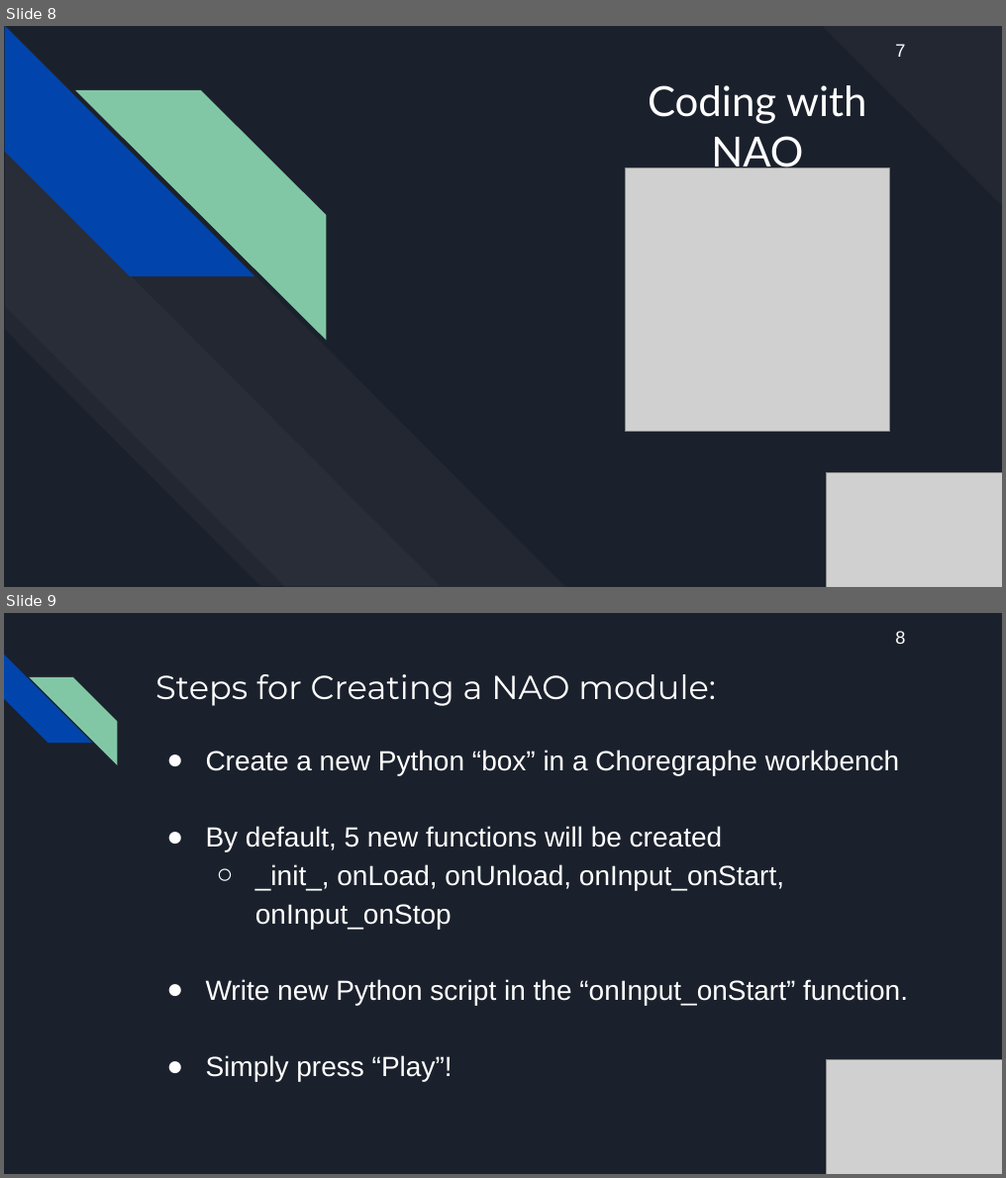
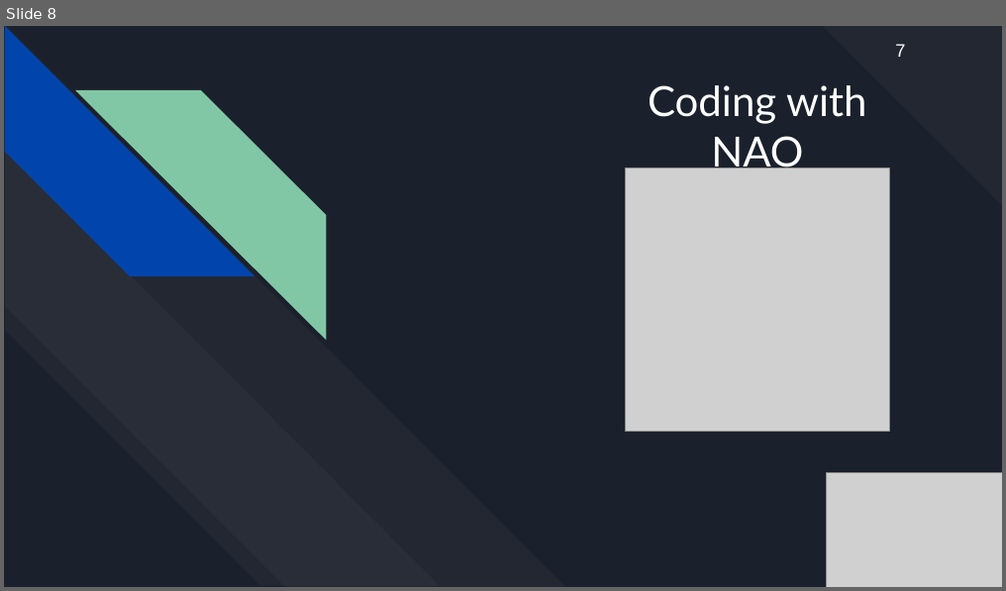
Before and after one commit to haileydhanens/CWU_AriGato, a slide deck: Documentation/AriGato Presentation #2 (1_31_2019).pptx. Shown one above the other, each under a label of ours: slides 8 and 9 before the commit, slide 8 after it. The pictures are 1006x1178 and 1006x591 pixels, drawn with LibreOffice and Linux fonts; fonts in the diff are those of the drawing; grey boxes stand for pictures. Boxes give left, top, right and bottom in pixels: in the first picture for what was removed or moved away, otherwise in the second. Text is boxed around its words. In the diff, an @@ line names an element or a change of style, - is before the commit and + after.

```diff
--- a/Documentation/AriGato Presentation #2 (1_31_2019).pptx
+++ b/Documentation/AriGato Presentation #2 (1_31_2019).pptx
@@ slide 9 removed at (4, 613, 1002, 1174), background #1B212C @@
@@ text removed at (895, 631, 905, 644) @@
-8
@@ diag stripe removed at (4, 655, 92, 743) @@
@@ diag stripe removed at (29, 677, 117, 764) @@
@@ title removed at (155, 674, 716, 706) @@
-Steps for Creating a NAO module:
@@ text removed at (206, 750, 908, 1081) @@
-● Create a new Python “box” in a Choregraphe workbench
-● By default, 5 new functions will be created
-  ○ _init_, onLoad, onUnload, onInput_onStart, onInput_onStop
-● Write new Python script in the “onInput_onStart” function.
-● Simply press “Play”!
@@ picture removed at (827, 1060, 1002, 1174) @@
```
Also in this commit, not shown: 11 slides changed, 4 slides added, 1 other slide removed, 1 other file.
